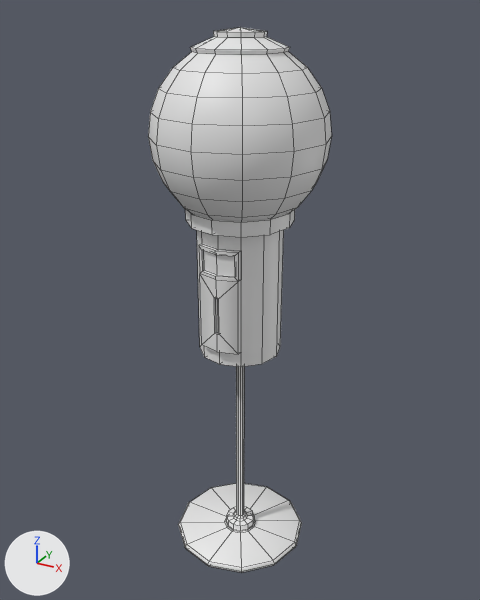
The FBX model Assets/Models/old_sweet_machine.fbx, before and after one commit.
Before and after are seen from a camera (50 mm lens) standing at (1.17, -2.13, 2.22) and looking at (-0.01, 0.02, 1.14). Arrows for +X, +Y and +Z are at lower left; the lights stay in place. Mesh edges are drawn as thin lines. Vertices at the same position are counted once.

In view in the first picture: 'old_sweet_machine'.
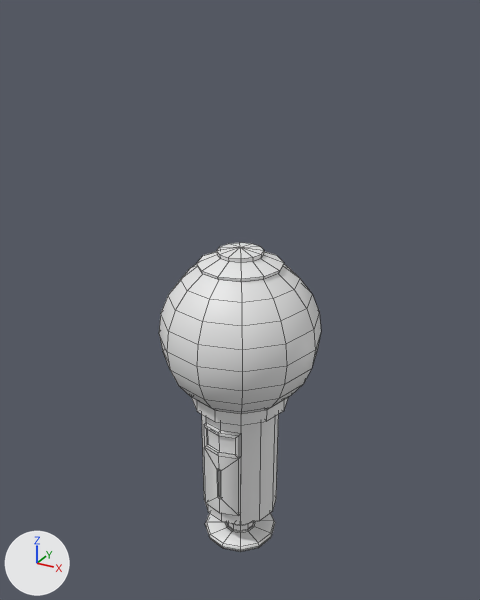
What differs and where, as boxes (x1, y1, x2, y2) in the pictures (480 x 600 px; the box of a moved part takes in the faces that stretch with it):
'old_sweet_machine', reshaped (12% narrower, 44% shorter): before (148, 27, 332, 573); after (159, 243, 321, 551)
part 1 of me_vert_001, moved or reshaped: before (199, 244, 241, 354); after (204, 422, 241, 516)
part 2 of me_vert_001, moved or reshaped: before (148, 27, 332, 222); after (159, 243, 321, 413)
part 3 of me_vert_001, moved or reshaped: before (185, 209, 295, 237); after (192, 398, 288, 425)
part 4 of me_vert_001, moved or reshaped: before (197, 230, 284, 515); after (202, 414, 279, 525)
part 5 of me_vert_001, moved or reshaped: before (178, 483, 302, 573); after (205, 513, 275, 551)

What the commit changed:
me_vert_001 is used by ob_old_sweet_machine; location (0.0, 0.0, 0.0).
me_vert_001 had 394 vertices, 400 faces and spanned x -0.33..0.33, y -0.33..0.33, z 0.0..2.16.
me_vert_001 now has 394 vertices, 400 faces and spans x -0.33..0.33, y -0.33..0.33, z 0.0..1.38.
me_vert_001 part 1: the loose piece of 42 vertices spanning x -0.08..0.08, y -0.19..-0.14, z 1.01..1.42 is moved by (0.0, 0.0, -0.78).
me_vert_001 part 2: the loose piece of 158 vertices spanning x -0.33..0.33, y -0.33..0.33, z 1.47..2.16 is moved by (0.0, 0.0, -0.78).
me_vert_001 part 3: 37 of the vertices in x -0.21..0.21, y -0.21..0.21, z 1.48..1.54 are moved by (0.0, 0.0, -0.78).
me_vert_001 part 4: 24 of the vertices in x -0.17..0.17, y -0.17..0.17, z 0.94 are moved by (0.0, 0.0, -0.78).
me_vert_001 part 5: 48 of the vertices in x -0.29..0.29, y -0.29..0.29, z 0.0..0.03 are scaled about their middle by (0.569, 0.569, 1).
